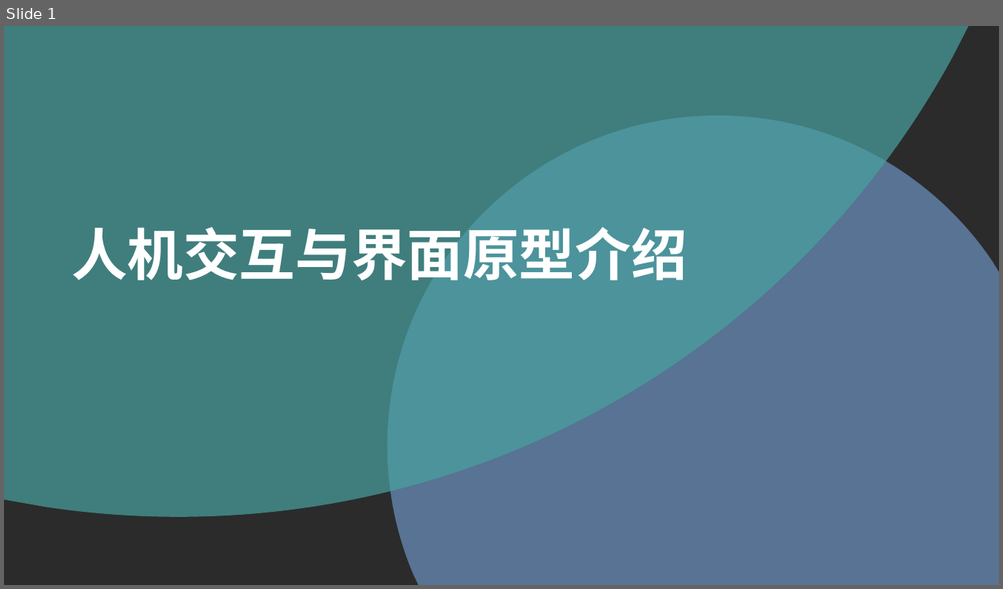
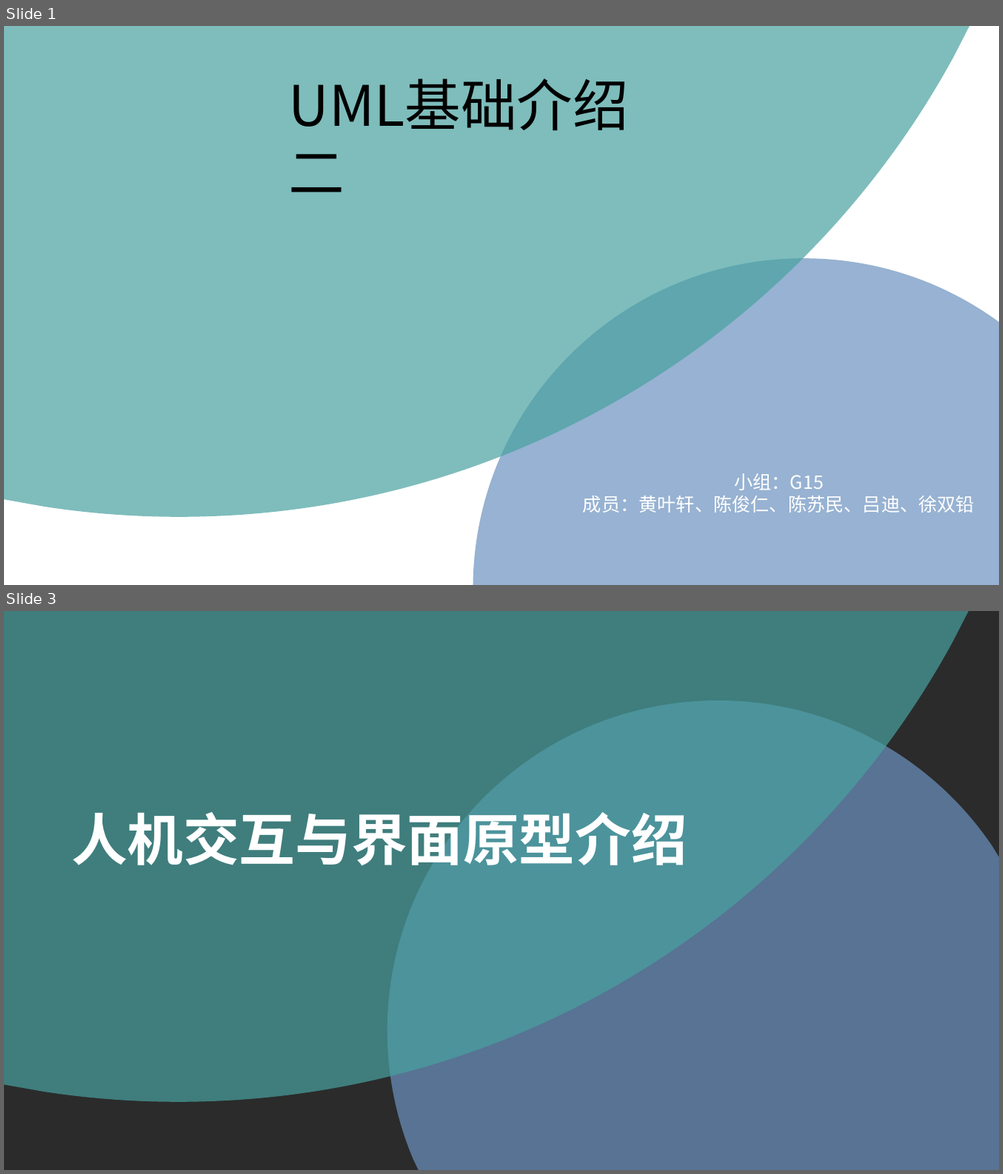
Before and after one commit to PRD2018/PRD2018-G15, a slide deck: 非受控文档/02-陈俊仁/2018-11-4任务/[PRD-15]UML基础二.pptx. Shown one above the other, each under a label of ours: slide 1 before the commit, slides 1 and 3 after it; the slides between them are not shown. The pictures are 1003x589 and 1003x1174 pixels, drawn with LibreOffice and Linux fonts; fonts in the diff are those of the drawing; background and template pictures are left out; a plain dark background stands for a picture behind light text. Boxes give left, top, right and bottom in pixels: in the first picture for what was removed or moved away, otherwise in the second. Text is boxed around its words. In the diff, an @@ line names an element or a change of style, - is before the commit and + after.

Commit message:
2018-11-4
2018-11-4
陈俊仁完成并修改本周任务

```diff
--- a/非受控文档/02-陈俊仁/2018-11-4任务/[PRD-15]UML基础二.pptx
+++ b/非受控文档/02-陈俊仁/2018-11-4任务/[PRD-15]UML基础二.pptx
@@ slide 1 added at [4,26,999,585], background picture (left out) @@
@@ freeform shape added at [4,26,970,517], fill #48A2A0 at 70% opacity @@
@@ text added at [282,67,692,142], 54 pt, text #000000 @@
+UML基础介绍二
@@ freeform shape added at [472,259,999,585], fill #6C92C0 at 70% opacity, 18 pt, text #FFFFFF @@
+小组：G15
+成员：黄叶轩、陈俊仁、陈苏民、吕迪、徐双铅
@@ what was slide 1 is now slide 3 @@
```
Also in this commit, not shown: 4 other slides added.
